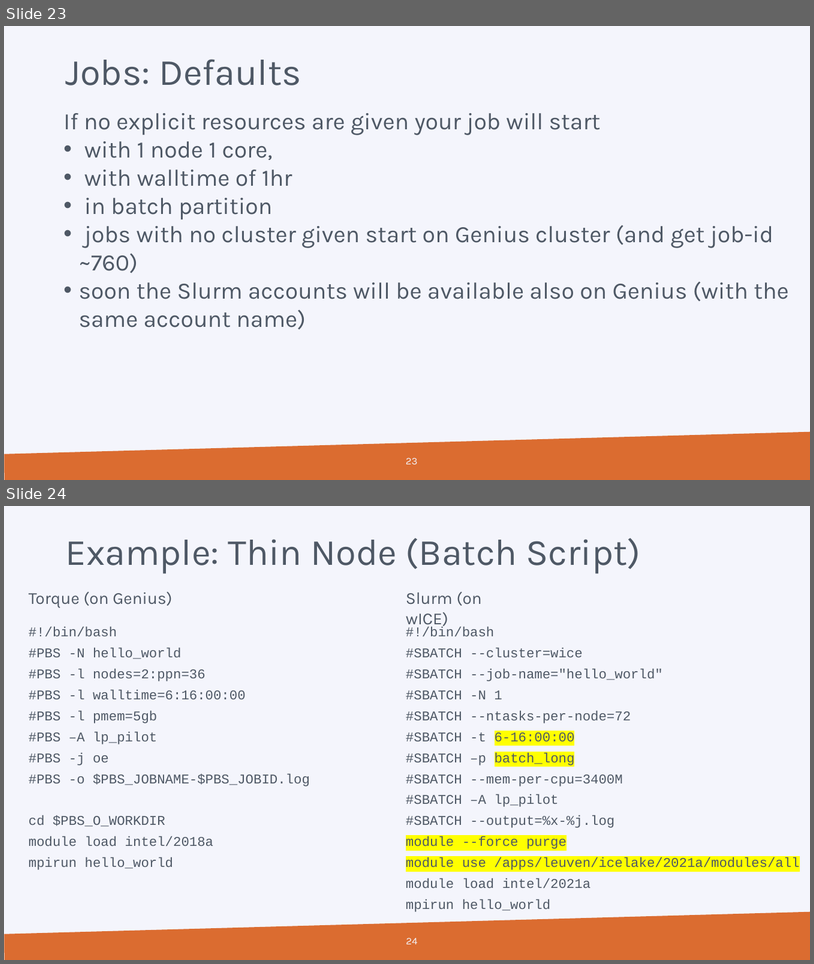
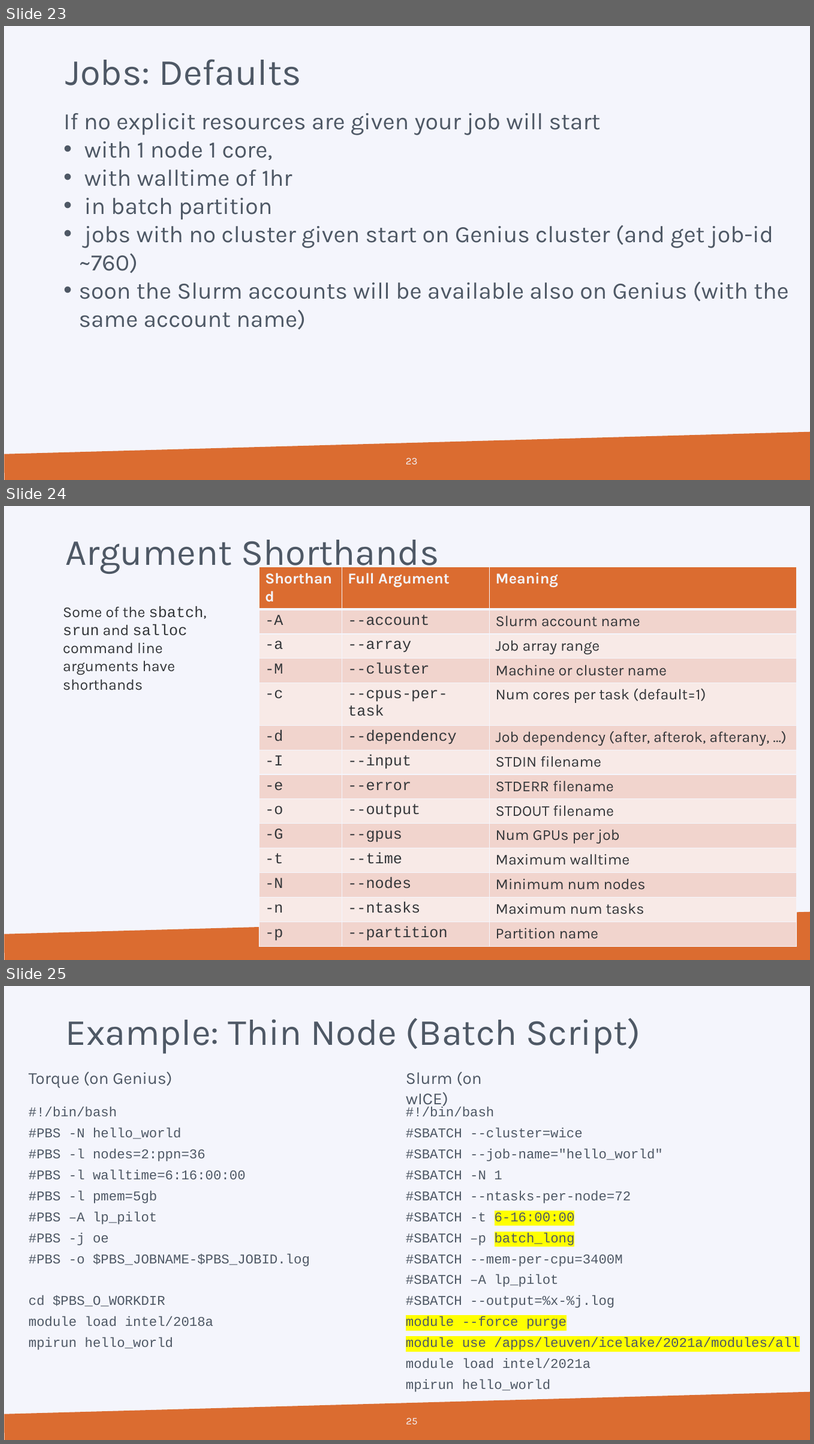
Before and after one commit to hpcleuven/Slurm-lunchbox, a slide deck: Slurm_Lunchbox.pptx. Shown one above the other, each under a label of ours: slides 23 and 24 before the commit, slides 23, 24 and 25 after it. The pictures are 814x964 and 814x1444 pixels, drawn with LibreOffice and Linux fonts; fonts in the diff are those of the drawing; background and template pictures are left out. Boxes give left, top, right and bottom in pixels: in the first picture for what was removed or moved away, otherwise in the second. Text is boxed around its words. In the diff, an @@ line names an element or a change of style, - is before the commit and + after.

```diff
--- a/Slurm_Lunchbox.pptx
+++ b/Slurm_Lunchbox.pptx
@@ slide 24 added at (x1=4, y1=506, x2=810, y2=960), background #F4F5FC; not listed: 1 template element that a slide beside it also shows @@
@@ text added at (x1=63, y1=541, x2=232, y2=690), 44 pt, text #4E5865 @@
+Argument Shorthands
@@ text added at (x1=185, y1=547, x2=245, y2=565), 20 pt, text #F4F5FC @@
+PBS (on Genius)
@@ table added at (x1=259, y1=567, x2=797, y2=943), 14 rows, 3 columns @@
+Shorthand | Full Argument | Meaning
+-A | --account | Slurm account name
+-a | --array | Job array range
+-M | --cluster | Machine or cluster name
+-c | --cpus-per-task | Num cores per task (default=1)
+-d | --dependency | Job dependency (after, afterok, afterany, …)
+-I | --input | STDIN filename
+-e | --error | STDERR filename
+-o | --output | STDOUT filename
+-G | --gpus | Num GPUs per job
+-t | --time | Maximum walltime
+-N | --nodes | Minimum num nodes
+-n | --ntasks | Maximum num tasks
+-p | --partition | Partition name
@@ text added at (x1=63, y1=606, x2=207, y2=675), 18 pt, text #333639 @@
+Some of the sbatch, srun and salloc command line arguments have shorthands
@@ page number added at (x1=406, y1=935, x2=417, y2=947), 12 pt, text #F4F5FC @@
+24
@@ what was slide 24 is now slide 25 @@
@@ page number at (x1=406, y1=1417, x2=417, y2=1424): text changed @@
-24
+25
```
Also in this commit, not shown: 1 slide changed.
